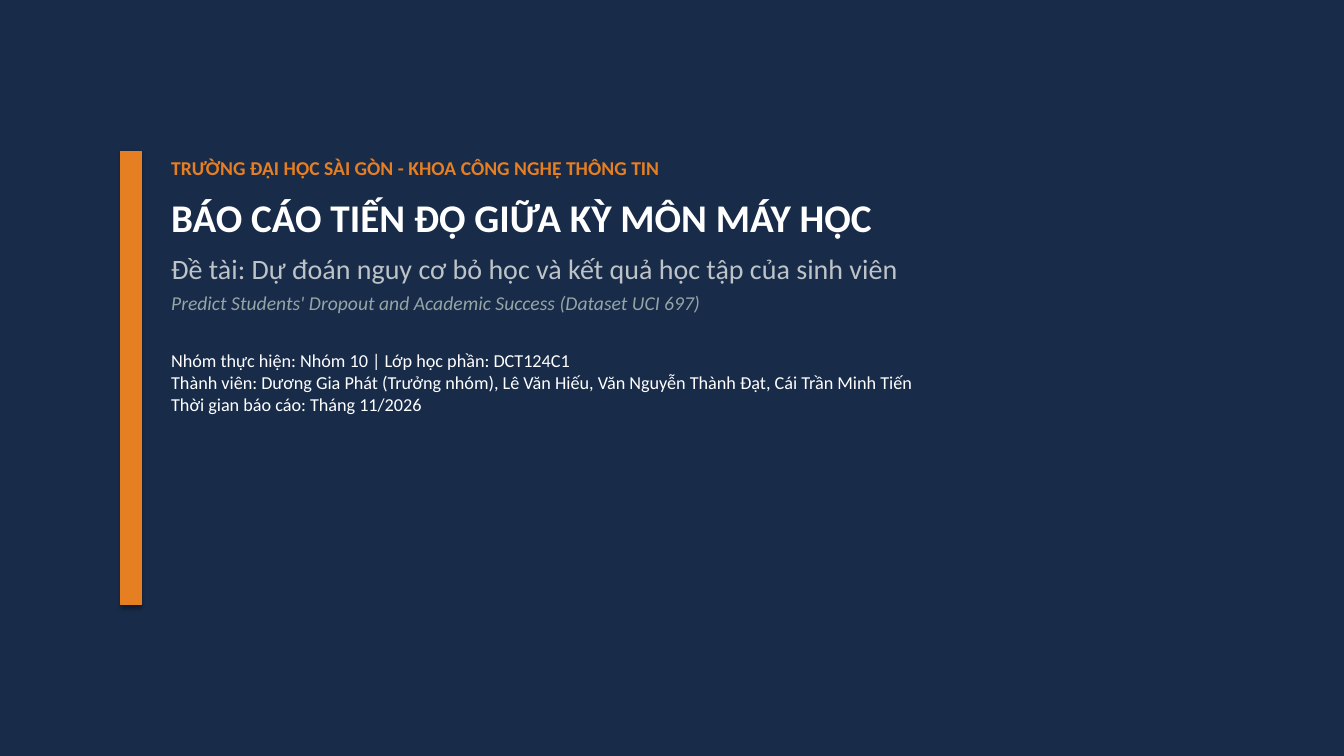
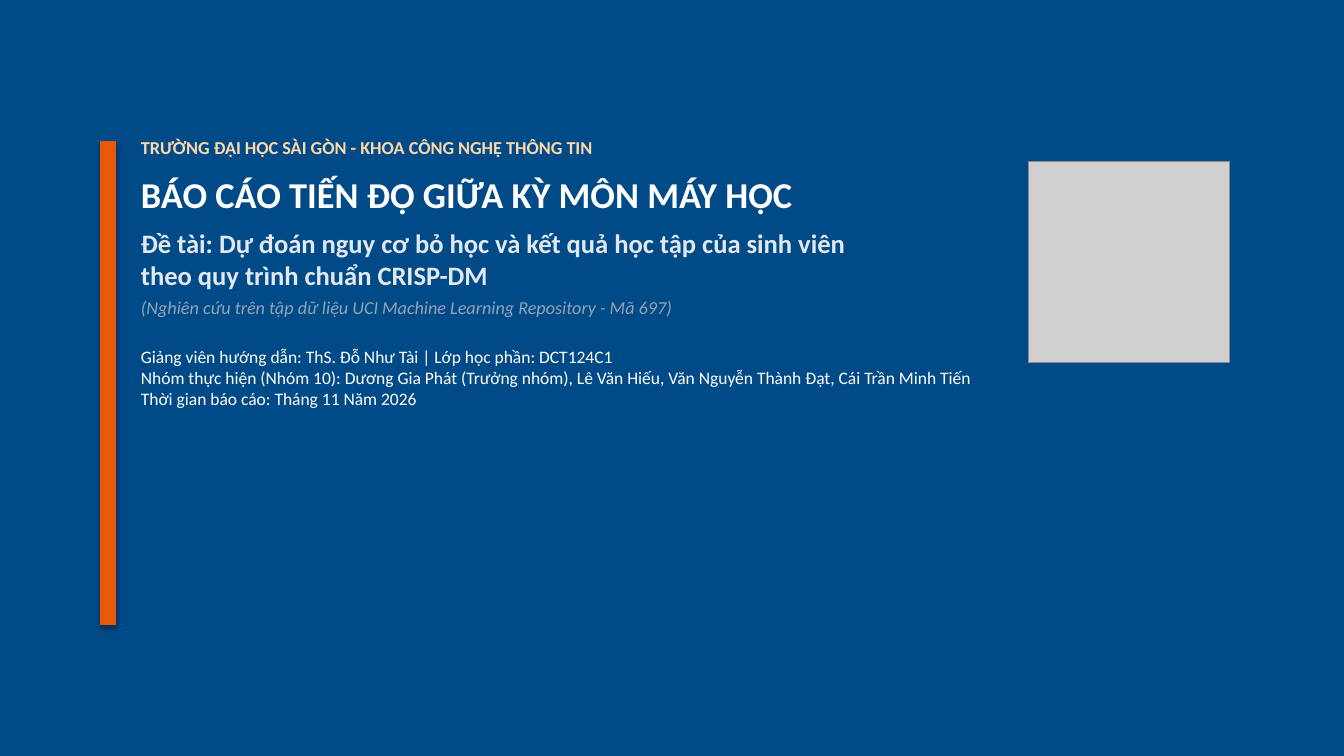
Before and after one commit to Kazuken123/DCT124C1-MH-Nhom, a slide deck: slide 1 of final/reports/BaoCao_TienDo_GiuaKy_Nhom10.pptx. Drawn at 1344x756 pixels with LibreOffice and Linux fonts; fonts in the diff are those of the drawing; grey boxes stand for pictures. Boxes give left, top, right and bottom in pixels: in the first picture for what was removed or moved away, otherwise in the second. Text is boxed around its words. In the diff, an @@ line names an element or a change of style, - is before the commit and + after.

Commit message:
Chuan hoa bao cao Word va slide PPTX theo format CRISP-DM va phong cach SGU

```diff
--- a/final/reports/BaoCao_TienDo_GiuaKy_Nhom10.pptx
+++ b/final/reports/BaoCao_TienDo_GiuaKy_Nhom10.pptx
@@ rectangle at (x1=0, y1=0, x2=1344, y2=756): fill #182B49 to #004B87; outline #182B49 0.75 pt to #004B87 0.75 pt @@
@@ rectangle resized from (x1=121, y1=151, x2=141, y2=605) to (x1=101, y1=141, x2=116, y2=625) @@
@@ rectangle at (x1=101, y1=141, x2=116, y2=625): fill #E67E22 to #EA580C; outline #E67E22 0.75 pt to #EA580C 0.75 pt @@
@@ text "TRƯỜNG ĐẠI HỌC SÀI GÒN ..." moved from (x1=171, y1=159, x2=912, y2=414) to (x1=141, y1=139, x2=970, y2=408) @@
@@ text at (x1=141, y1=139, x2=792, y2=215): size 14 to 13 pt, text colour #E67E22 to #FED7AA in "TRƯỜNG ĐẠI HỌC SÀI GÒN - KHOA ..."; size 28 to 26 pt in "BÁO CÁO TIẾN ĐỘ GIỮA KỲ MÔN ..." @@
@@ picture added at (x1=1028, y1=161, x2=1230, y2=363) @@
@@ text at (x1=141, y1=233, x2=970, y2=408): text changed; size 13 to 12.5 pt @@
-Đề tài: Dự đoán nguy cơ bỏ học và kết quả học tập của sinh viên
-Predict Students' Dropout and Academic Success (Dataset UCI 697)
-Nhóm thực hiện: Nhóm 10 | Lớp học phần: DCT124C1
-Thành viên: Dương Gia Phát (Trưởng nhóm), Lê Văn Hiếu, Văn Nguyễn Thành Đạt, Cái Trần Minh Tiến
-Thời gian báo cáo: Tháng 11/2026
+Đề tài: Dự đoán nguy cơ bỏ học và kết quả học tập của sinh viên
+theo quy trình chuẩn CRISP-DM
+(Nghiên cứu trên tập dữ liệu UCI Machine Learning Repository - Mã 697)
+Giảng viên hướng dẫn: ThS. Đỗ Như Tài | Lớp học phần: DCT124C1
+Nhóm thực hiện (Nhóm 10): Dương Gia Phát (Trưởng nhóm), Lê Văn Hiếu, Văn Nguyễn Thành Đạt, Cái Trần Minh Tiến
+Thời gian báo cáo: Tháng 11 Năm 2026
```
Also in this commit, not shown: 8 other slides changed, 3 slides added, 3 slides removed, 2 other files.
